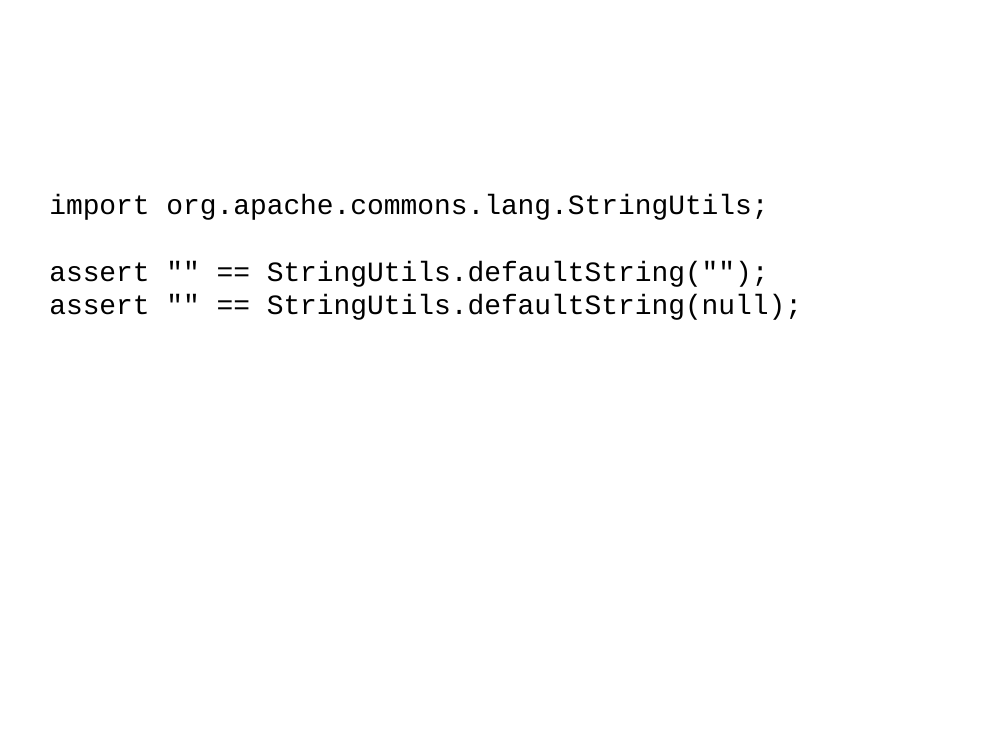
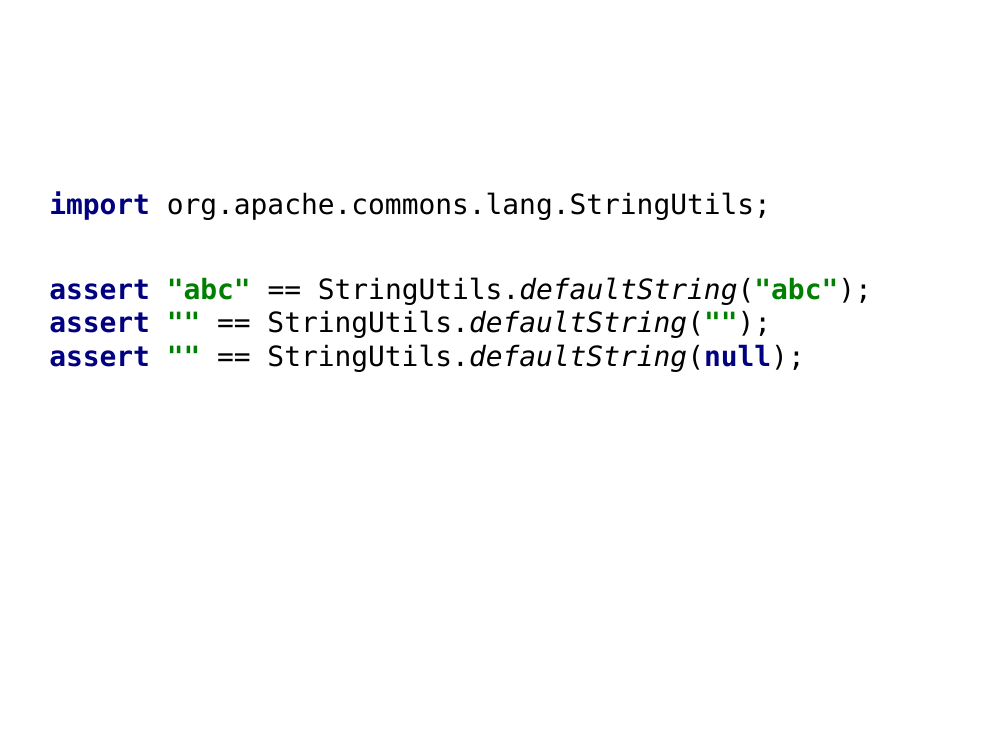
Before and after one commit to HamletDRC/presentations, a slide deck: slide 12 of javaboilerplatebusters/BoilerPlateBusters_Confess.odp (slide 11 before the commit). Drawn at 1008x756 pixels with LibreOffice and Linux fonts; fonts in the diff are those of the drawing; background and template pictures are left out. Boxes give left, top, right and bottom in pixels: in the first picture for what was removed or moved away, otherwise in the second. Text is boxed around its words. In the diff, an @@ line names an element or a change of style, - is before the commit and + after.

```diff
--- a/javaboilerplatebusters/BoilerPlateBusters_Confess.odp
+++ b/javaboilerplatebusters/BoilerPlateBusters_Confess.odp
@@ subtitle at [49, 191, 804, 372]: font Courier New to DejaVu Sans Mono in "import org.apache.commons.lang.StringUtils;", "assert "" == StringUtils.defaultString(null);"; text colour #000000 to #000080 in "import", "assert StringUtils.defaultString(null);"; bold on in "import", "assert "" StringUtils.defaultString(null);"; text colour #000000 to #008000 in """"; italic on in "StringUtils.defaultString(null);"; more space between paragraphs @@
@@ subtitle at [49, 277, 872, 338]: text changed; font Courier New to DejaVu Sans Mono @@
-assert "" == StringUtils.defaultString("");
+assert "abc" == StringUtils.defaultString("abc");
+assert "" == StringUtils.defaultString("");
```
Also in this commit, not shown: 22 other slides changed, 12 slides added, 21 other files.
